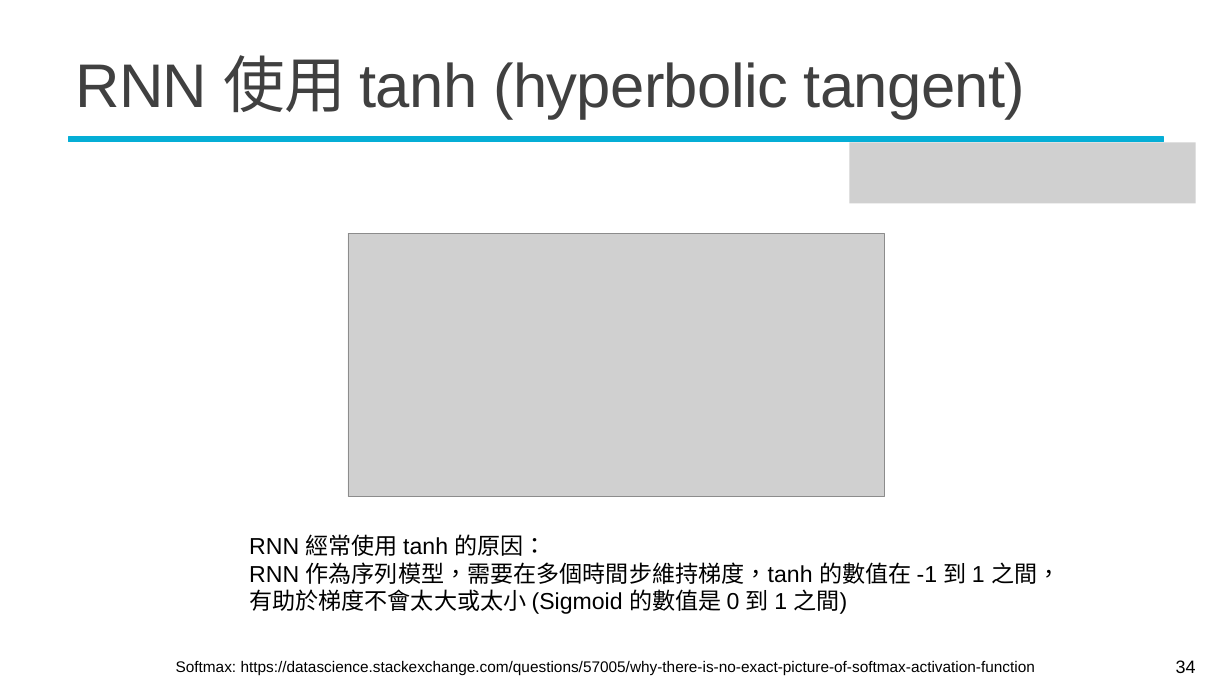
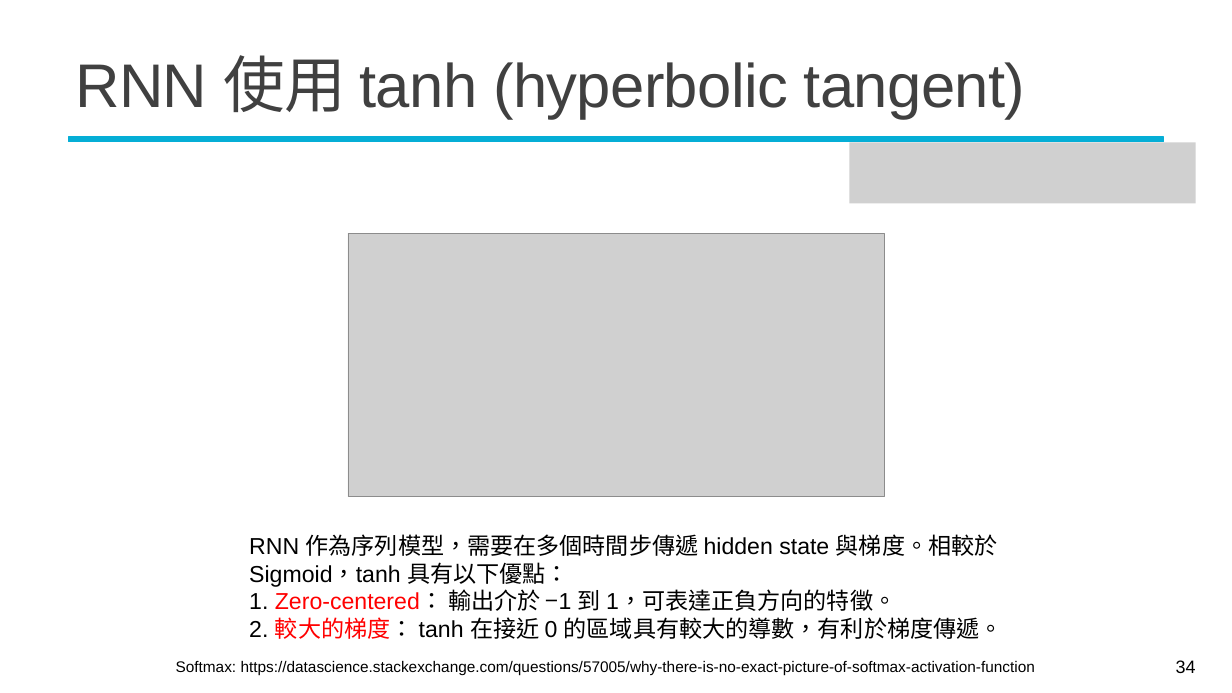
Before and after one commit to mcps5601/CGUDL_2026_fall, a slide deck: slide 34 of slides/rnn_1028.pptx. Drawn at 1232x693 pixels with LibreOffice and Linux fonts; fonts in the diff are those of the drawing; grey boxes stand for pictures; background and template pictures are left out. Boxes give left, top, right and bottom in pixels: in the first picture for what was removed or moved away, otherwise in the second. Text is boxed around its words. In the diff, an @@ line names an element or a change of style, - is before the commit and + after.

Commit message:
feat: update W8 slide

```diff
--- a/slides/rnn_1028.pptx
+++ b/slides/rnn_1028.pptx
@@ text at box(249, 534, 1003, 639): text changed @@
-RNN 經常使用 tanh 的原因：
-RNN 作為序列模型，需要在多個時間步維持梯度，tanh 的數值在 -1 到 1 之間，有助於梯度不會太大或太小 (Sigmoid 的數值是 0 到 1 之間)
+RNN 作為序列模型，需要在多個時間步傳遞 hidden state 與梯度。相較於 Sigmoid，tanh 具有以下優點：
+1. Zero-centered： 輸出介於 −1 到 1，可表達正負方向的特徵。
+2. 較大的梯度： tanh 在接近 0 的區域具有較大的導數，有利於梯度傳遞。
```
Also in this commit, not shown: 6 other slides changed, 1 other file.
